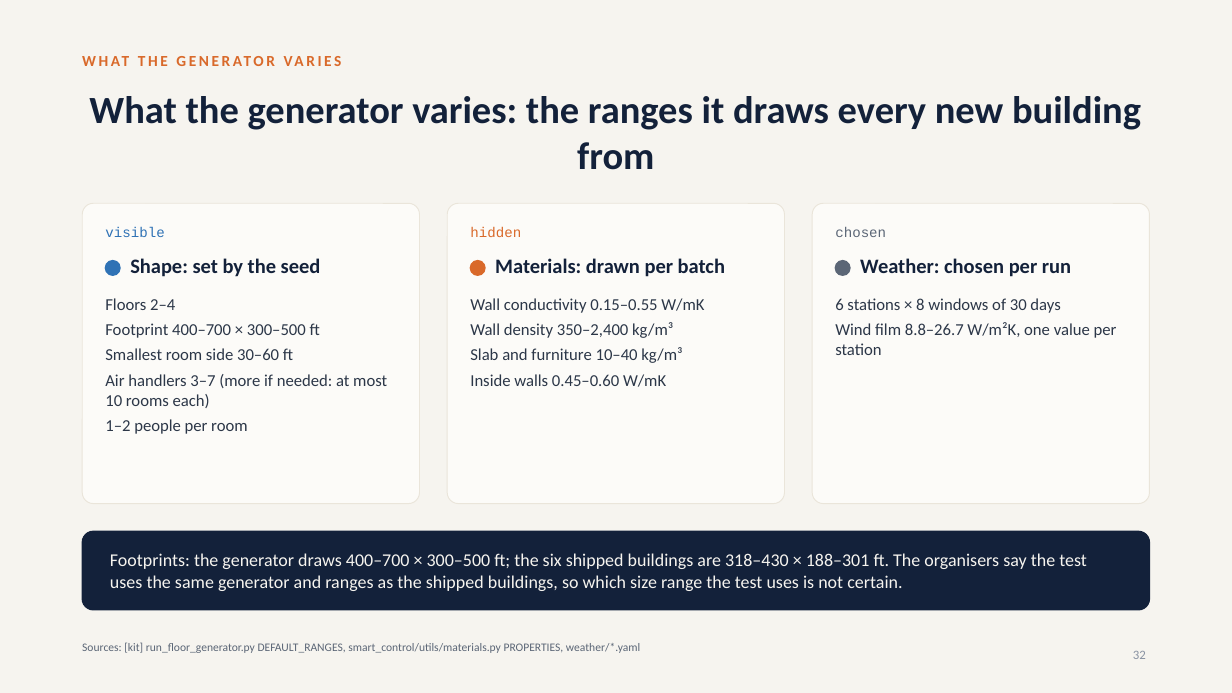
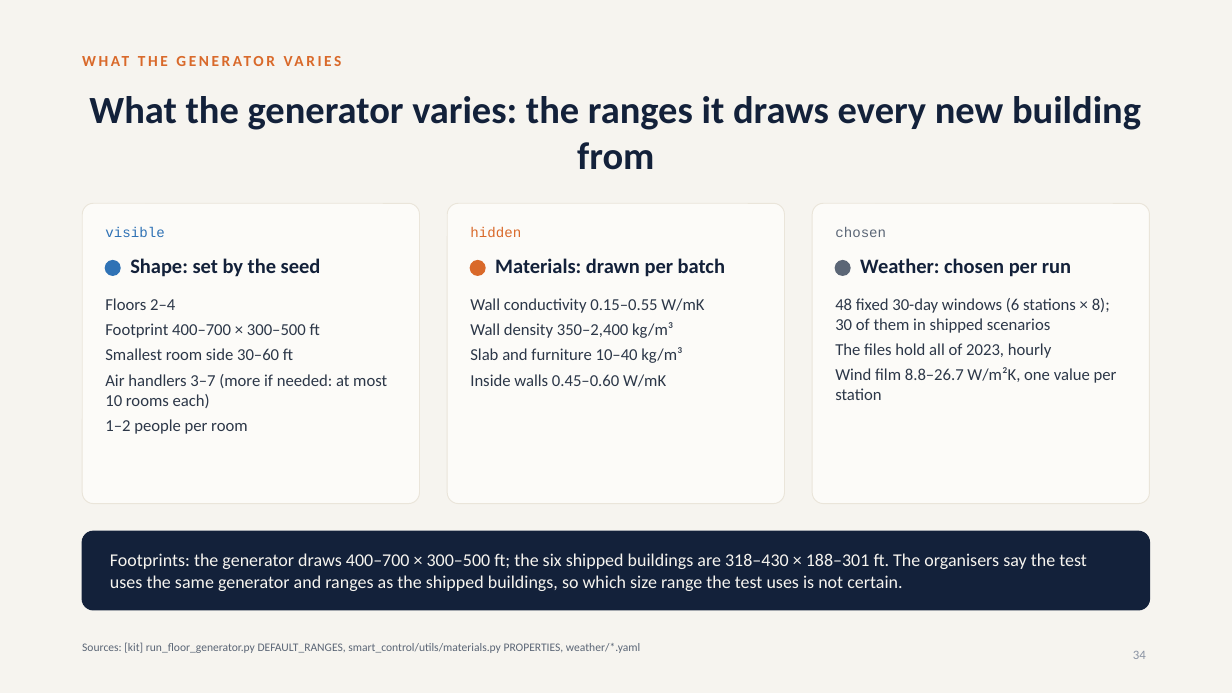
Before and after one commit to srivathsanb14/working-code, a slide deck: slide 34 of docs/One_Controller_for_Every_Building_meeting.pptx (slide 32 before the commit). Drawn at 1232x693 pixels with LibreOffice and Linux fonts; fonts in the diff are those of the drawing. Boxes give left, top, right and bottom in pixels: in the first picture for what was removed or moved away, otherwise in the second. Text is boxed around its words. In the diff, an @@ line names an element or a change of style, - is before the commit and + after.

```diff
--- a/docs/One_Controller_for_Every_Building_meeting.pptx
+++ b/docs/One_Controller_for_Every_Building_meeting.pptx
@@ text at (x1=835, y1=298, x2=1110, y2=358): text changed @@
-6 stations × 8 windows of 30 days
+48 fixed 30-day windows (6 stations × 8); 30 of them in shipped scenarios
+The files hold all of 2023, hourly
@@ page number at (x1=1133, y1=651, x2=1146, y2=659): text changed @@
-32
+34
```
Also in this commit, not shown: 6 other slides changed, 2 slides added, 4 other files.
